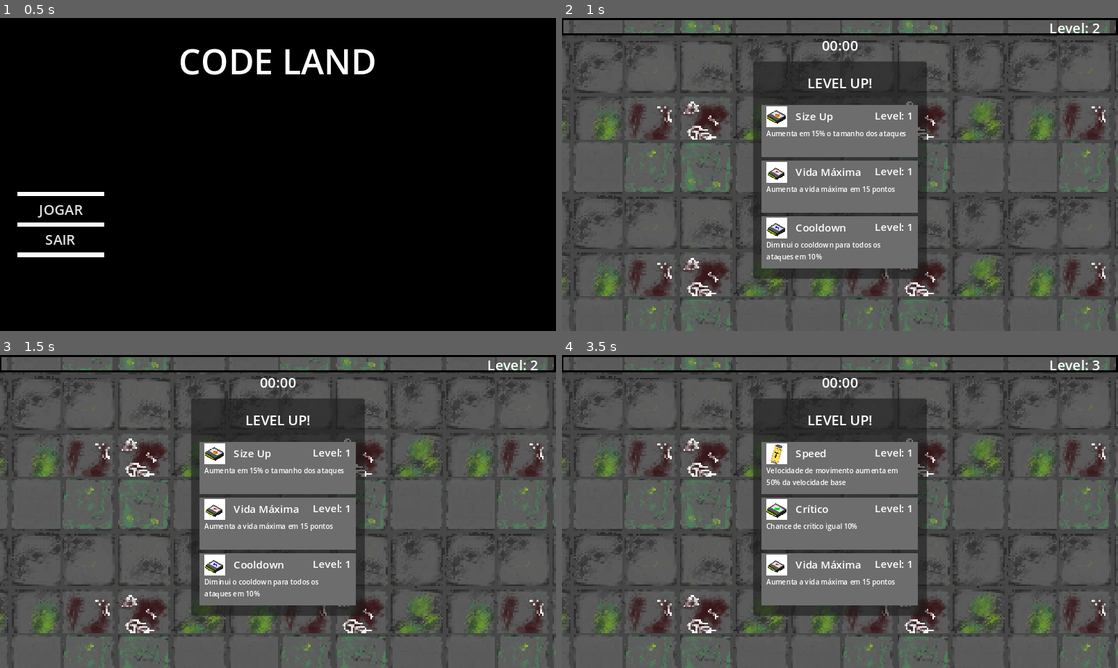
Above: before the commit, frames 1-4 (two rows, left to right).
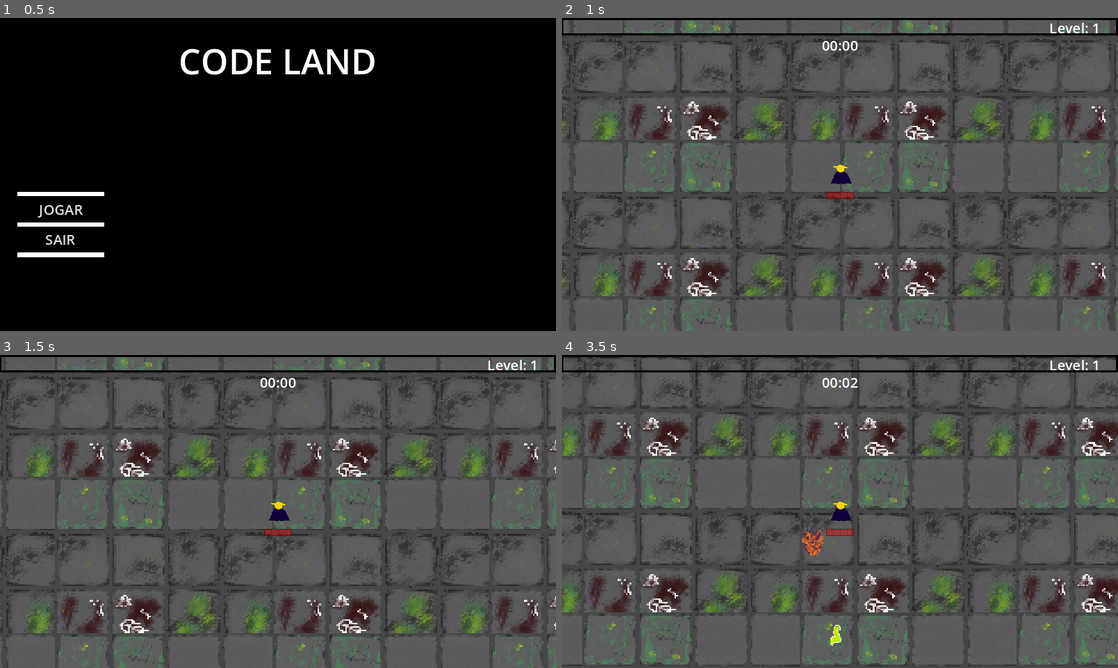
Above: after the commit, the same moments.

Repository: Jujubileuu/Code-Land
Game: Godot game, scene res://MenuScreen/menu.tscn
The game is run twice, just before and just after one commit, with the same random seed, the same clock (stepped at 60 frames per second) and the same inputs. Video files are missing from this copy of the repository; at most half a second of black plays in their place.
Inputs (mouse positions are in pixels of both pictures, inside the frame that each line leads up to):
- Up to frame 1 (0.5 s): no input
- Up to frame 2 (1 s): click "JOGAR" at 0.5 s
- Up to frame 3 (1.5 s): tap Enter at 1.25 s; move the mouse to (400, 495) at 1.27 s; hold D (right) from 1.28 s (still down); click (400, 495) at 1.35 s
- Up to frame 4 (3.5 s): move the mouse to (728, 527) at 2.02 s; release D (right) at 2.03 s; hold S (down) 2.03-2.78 s; click (728, 527) at 2.1 s; move the mouse to (895, 442) at 2.77 s; hold D (right) from 2.78 s (still down); click (895, 442) at 2.85 s

Frame 1 is identical in both runs. In frame 2, 15% of the frame differs, in the area x 34-97%, y 1-84%; in frame 3, 26%; in frame 4, 38%, in the area x 0-100%, y 0-100%.

Commit message:
Update main.tscn

Diff:
--- a/gametest/main.tscn
+++ b/gametest/main.tscn
@@ -9,7 +9,6 @@
 [ext_resource type="PackedScene" uid="uid://dmyb2xu8eai0" path="res://inimigos/enemy_cobra.tscn" id="5_rmcho"]
 [ext_resource type="PackedScene" uid="uid://mwu7wly7ervc" path="res://inimigos/enemy_besouro.tscn" id="5_xo8u5"]
 [ext_resource type="PackedScene" uid="uid://bhxlxpayvjwsc" path="res://inimigos/enemy_fumaca.tscn" id="5_xytwv"]
-[ext_resource type="PackedScene" uid="uid://1fhtuts27qw0" path="res://Objects/experience_gem.tscn" id="6_b6td2"]
 [ext_resource type="PackedScene" uid="uid://dbg5alck2ibpd" path="res://inimigos/boss_css.tscn" id="7_udg3w"]
 [ext_resource type="PackedScene" uid="uid://ce1ct6j82r80n" path="res://inimigos/boss_javascript.tscn" id="10_366io"]
 
@@ -156,6 +155,3 @@
 spawns = Array[ExtResource("4_8gt27")]([SubResource("Resource_4d0jm"), SubResource("Resource_mwua5"), SubResource("Reso …(417 unchanged characters)…
 
 [node name="Loot" type="Node2D" parent="." groups=["loot"]]
-
-[node name="ExperienceGem" parent="." instance=ExtResource("6_b6td2")]
-experience = 50
Not shown: 1 places in gametest/main.tscn that only renumber resources
